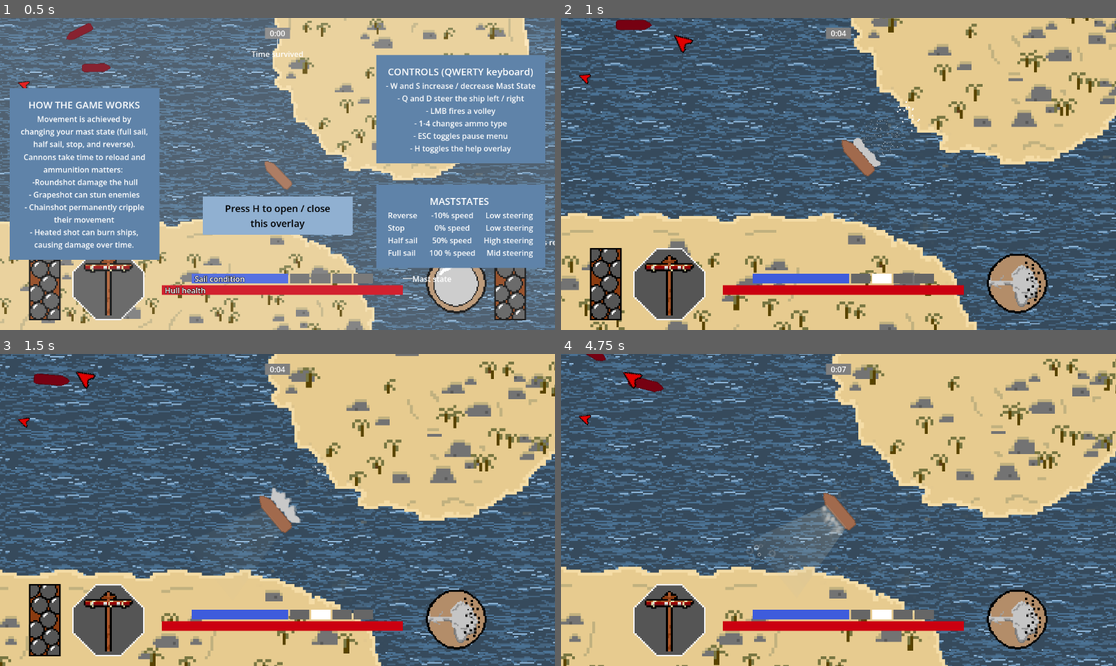
Above: before the commit, frames 1-4 (two rows, left to right).
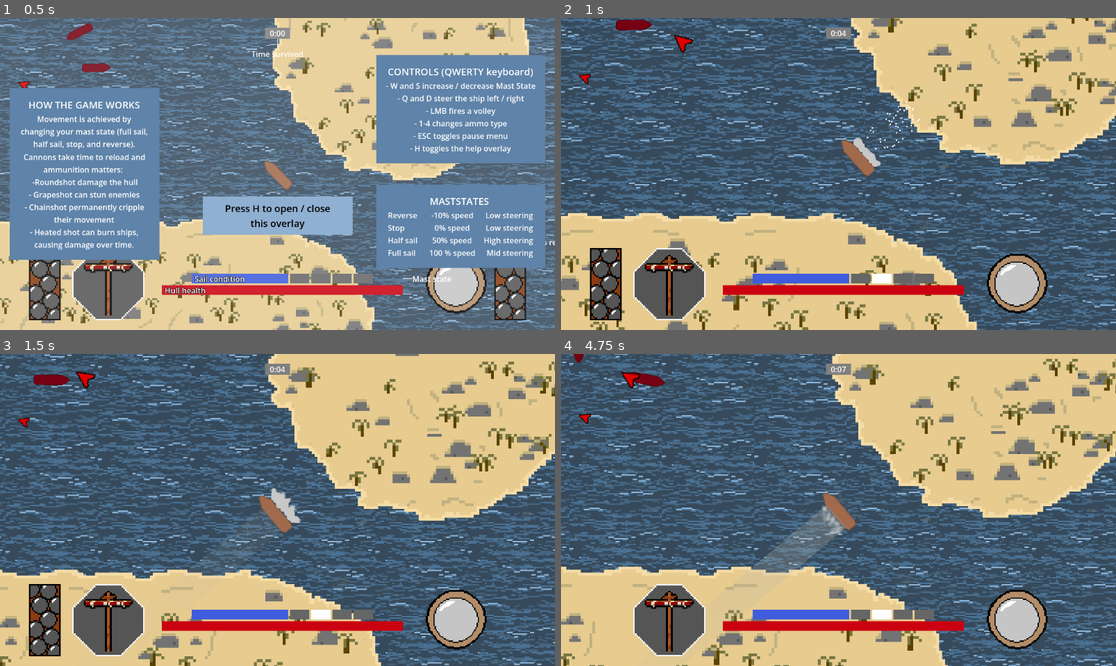
Above: after the commit, the same moments.

Repository: thibautkochjung-gif/Cannonade
Game: Godot game, scene res://Nodes/game.tscn
Two runs of this game, one before a commit and one after it. Both use one fixed random seed, a clock stepped at 60 frames per second and the inputs below.
Inputs (mouse positions are in pixels of both pictures, inside the frame that each line leads up to):
- Up to frame 1 (0.5 s): no input
- Up to frame 2 (1 s): tap H (toggle_help) at 0.5 s; move the mouse to (960, 158) at 0.52 s; hold D (steer_right) from 0.53 s (still down); hold 1 (ammo_1) from 0.53 s (still down); click (960, 158) at 0.67 s; tap 2 (ammo_2) at 0.8 s
- Up to frame 3 (1.5 s): release D (steer_right) at 1.25 s; release 1 (ammo_1) at 1.25 s; drag from (166, 525) to (283, 503) at 1.27 s
- Up to frame 4 (4.75 s): move the mouse to (894, 441) at 2.02 s; hold D (steer_right) 2.03-2.75 s; hold 3 (ammo_3) 2.03-2.75 s; tap 4 (ammo_4) at 2.3 s; drag from (810, 572) to (627, 375) at 2.77 s; move the mouse to (1005, 556) at 3.52 s; hold A (steer_left) 3.53-4.25 s; hold 1 (ammo_1) 3.53-4.25 s; tap 2 (ammo_2) at 3.8 s; drag from (672, 463) to (755, 432) at 4.27 s

Frame 1 is identical in both runs. In frame 2, 0.8% of the frame differs, in the area x 4-87%, y 0-93%; in frame 3, 0.7%; in frame 4, 1.3%, in the area x 2-87%, y 0-93%.
Error after the commit: Invalid call. Nonexistent function 'get_available_ammo_count' in base 'Node (AmmoManager)'. (res://Scripts/ammo_reminder_popup.gd:29)

Commit message:
Implemented modular upgrade system. Working upgrades: speed upgrade, steering upgrade, ammo types.

Diff:
--- a/Nodes/enemy.tscn
+++ b/Nodes/enemy.tscn
@@ -31,7 +31,6 @@
 gravity_scale = 0.0
 linear_damp = 0.745
 script = ExtResource("1_qi2p4")
-turning_speed = 300.0
 sail_condition = NodePath("SailCondition")
 avoidance_ray_length = 400.0
 avoidance_ray_spread_degrees = 30.0
--- a/Nodes/player.tscn
+++ b/Nodes/player.tscn
@@ -10,14 +10,10 @@
 [ext_resource type="Shape2D" uid="uid://ddha341unt4ue" path="res://Polygons/Player_boat_polygon_for_ship_collisions.tres" id="4_x5p36"]
 [ext_resource type="Script" uid="uid://bgi08qd4y6nc2" path="res://Scripts/health.gd" id="5_sweqy"]
 [ext_resource type="Script" uid="uid://8rrvjia8ih27" path="res://Scripts/ammo_manager.gd" id="6_8euyb"]
-[ext_resource type="Resource" uid="uid://c74jltw2pm4sy" path="res://Resources/Ammo/RoundShot.tres" id="7_3522b"]
 [ext_resource type="PackedScene" uid="uid://crvui5s7wiseo" path="res://Nodes/wake.tscn" id="7_wmu34"]
-[ext_resource type="Resource" uid="uid://dbw7nhlpjyek5" path="res://Resources/Ammo/GrapeShot.tres" id="8_o3lat"]
 [ext_resource type="Script" uid="uid://enl5yu8t2c3j" path="res://Scripts/sail_condition.gd" id="9_6nrtn"]
 [ext_resource type="Script" uid="uid://v2cm1krxfx6r" path="res://Scripts/status_effects.gd" id="9_hjyf3"]
-[ext_resource type="Resource" uid="uid://cc1q4bj1tr0ta" path="res://Resources/Ammo/ChainShot.tres" id="9_u4dl4"]
 [ext_resource type="Script" uid="uid://dyjbyttyd74sk" path="res://Scripts/hull_collision.gd" id="10_e3gfx"]
-[ext_resource type="Resource" uid="uid://cr6lfdvq780r4" path="res://Resources/Ammo/HeatedShot.tres" id="10_ynwet"]
 [ext_resource type="Script" uid="uid://dx0q637jadc3s" path="res://Scripts/collision_damage.gd" id="11_x5p36"]
 [ext_resource type="Script" uid="uid://bxq2ib4alhjts" path="res://Scripts/shot_indicator.gd" id="13_vvsb4"]
 [ext_resource type="PackedScene" uid="uid://dkkon17opb2vg" path="res://Nodes/burn_dot_particles.tscn" id="15_o3lat"]
@@ -64,10 +60,6 @@
 
 [node name="AmmoManager" type="Node" parent="." unique_id=1602781959]
 script = ExtResource("6_8euyb")
-round_shot = ExtResource("7_3522b")
-grape_shot = ExtResource("8_o3lat")
-chain_shot = ExtResource("9_u4dl4")
-heated_shot = ExtResource("10_ynwet")
 
 [node name="RightBroadside" type="Node2D" parent="." unique_id=11000823]
 position = Vector2(2, 6)
--- /dev/null
+++ b/Nodes/runstate.tscn
@@ -0,0 +1,11 @@
+[gd_scene format=3 uid="uid://b1i1g3kn1a0wp"]
+
+[ext_resource type="Script" uid="uid://m1seo1v5ed8s" path="res://Scripts/runstate.gd" id="1_kkvug"]
+[ext_resource type="Resource" uid="uid://ddv63ntc6nj6x" path="res://Resources/Module Layouts/BasicLoadoutLayout.tres" id="2_54nyp"]
+[ext_resource type="Script" uid="uid://d0o6balsh07kt" path="res://Scripts/module_data.gd" id="3_g1sr2"]
+[ext_resource type="Resource" uid="uid://bmenav6ihk0o7" path="res://Resources/Modules/RoundShotModule.tres" id="4_d565v"]
+
+[node name="RunState" type="Node" unique_id=1989746334]
+script = ExtResource("1_kkvug")
+loadout_layout = ExtResource("2_54nyp")
+default_modules = Array[ExtResource("3_g1sr2")]([ExtResource("4_d565v")])
--- /dev/null
+++ b/Resources/Modules/Default modules/DefaultBow.tres
@@ -0,0 +1,8 @@
+[gd_resource type="Resource" script_class="ModuleData" format=3 uid="uid://dlroidy4fgx5t"]
+
+[ext_resource type="Script" uid="uid://d0o6balsh07kt" path="res://Scripts/module_data.gd" id="1_73rua"]
+
+[resource]
+script = ExtResource("1_73rua")
+display_name = "Default Bow"
+metadata/_custom_type_script = "uid://d0o6balsh07kt"
--- /dev/null
+++ b/Resources/Modules/Default modules/DefaultDeck.tres
@@ -0,0 +1,9 @@
+[gd_resource type="Resource" script_class="ModuleData" format=3 uid="uid://c3mgaxxxoy3qn"]
+
+[ext_resource type="Script" uid="uid://d0o6balsh07kt" path="res://Scripts/module_data.gd" id="1_7y41l"]
+
+[resource]
+script = ExtResource("1_7y41l")
+slot_type = 2
+display_name = "Default Quarterdeck"
+metadata/_custom_type_script = "uid://d0o6balsh07kt"
--- /dev/null
+++ b/Resources/Modules/Default modules/DefaultForeCastle.tres
@@ -0,0 +1,9 @@
+[gd_resource type="Resource" script_class="ModuleData" format=3 uid="uid://otwfr3as514w"]
+
+[ext_resource type="Script" uid="uid://d0o6balsh07kt" path="res://Scripts/module_data.gd" id="1_wy2lg"]
+
+[resource]
+script = ExtResource("1_wy2lg")
+slot_type = 1
+display_name = "Default Forecastle"
+metadata/_custom_type_script = "uid://d0o6balsh07kt"
--- /dev/null
+++ b/Resources/Modules/Default modules/DefaultHold.tres
@@ -0,0 +1,9 @@
+[gd_resource type="Resource" script_class="ModuleData" format=3 uid="uid://dtdbs5goy7wnc"]
+
+[ext_resource type="Script" uid="uid://d0o6balsh07kt" path="res://Scripts/module_data.gd" id="1_82o3x"]
+
+[resource]
+script = ExtResource("1_82o3x")
+slot_type = 4
+display_name = "Default Hold"
+metadata/_custom_type_script = "uid://d0o6balsh07kt"
--- /dev/null
+++ b/Resources/Modules/Default modules/DefaultQuarterdeck.tres
@@ -0,0 +1,9 @@
+[gd_resource type="Resource" script_class="ModuleData" format=3 uid="uid://bf4bje1gcqub8"]
+
+[ext_resource type="Script" uid="uid://d0o6balsh07kt" path="res://Scripts/module_data.gd" id="1_ew70b"]
+
+[resource]
+script = ExtResource("1_ew70b")
+slot_type = 3
+display_name = "Default Deck"
+metadata/_custom_type_script = "uid://d0o6balsh07kt"
--- /dev/null
+++ b/Resources/Modules/Default modules/DefaultSail.tres
@@ -0,0 +1,9 @@
+[gd_resource type="Resource" script_class="ModuleData" format=3 uid="uid://bt1ucftx2modk"]
+
+[ext_resource type="Script" uid="uid://d0o6balsh07kt" path="res://Scripts/module_data.gd" id="1_d5boy"]
+
+[resource]
+script = ExtResource("1_d5boy")
+slot_type = 5
+display_name = "Default Sail"
+metadata/_custom_type_script = "uid://d0o6balsh07kt"
--- a/Scripts/ammo_manager.gd
+++ b/Scripts/ammo_manager.gd
@@ -3,33 +3,27 @@
 
 signal ammo_changed(ammo: AmmoData)
 
-@export_group("Ammunition")
-@export var round_shot: AmmoData
-@export var grape_shot: AmmoData
-@export var chain_shot: AmmoData
-@export var heated_shot: AmmoData
+const HOLD_SLOT_FOR_KEY := {1: 0, 2: 1}
 
 var current_ammo: AmmoData
 
 
 func _ready() -> void:
-	current_ammo = round_shot
+	_select_from_hold_slot(0)
 
 
 func select_ammo(slot: int) -> void:
-	match slot:
-		1:
-			current_ammo = round_shot
-		2:
-			current_ammo = grape_shot
-		3:
-			current_ammo = chain_shot
-		4:
-			current_ammo = heated_shot
-
-	ammo_changed.emit(current_ammo)
+	if not HOLD_SLOT_FOR_KEY.has(slot):
+		return
+	_select_from_hold_slot(HOLD_SLOT_FOR_KEY[slot])
 
 
-func get_available_ammo_count() -> int:
-	var slots := [round_shot, grape_shot, chain_shot, heated_shot]
-	return slots.filter(func(a): return a != null).size()
+func _select_from_hold_slot(hold_index: int) -> void:
+	var hold_modules: Array = RunState.get_equipped_modules(ModuleData.SlotType.HOLD)
+	if hold_index >= hold_modules.size():
+		return
+	var module: ModuleData = hold_modules[hold_index]
+	if module == null or module.ammo_data == null:
+		return
+	current_ammo = module.ammo_data
+	ammo_changed.emit(current_ammo)
--- a/Scripts/cannonball.gd
+++ b/Scripts/cannonball.gd
@@ -82,8 +82,9 @@
 		return
 
 	if ammo_data.hull_damage > 0:
+		var hull_damage = ammo_data.hull_damage * RunState.get_multiplier_for(body, "damage_taken_multiplier")
 		body.get_node("Health").take_damage(
-			ammo_data.hull_damage,
+			hull_damage,
 			velocity.normalized(),
 			"cannon",
 			ammo_data.damage_fx_trigger_chance
--- a/Scripts/collision_damage.gd
+++ b/Scripts/collision_damage.gd
@@ -23,8 +23,10 @@
 
 	var base_damage = get_base_damage(hit_angle)
 	var speed_multiplier = get_speed_multiplier(other_ship)
+	var dealt_multiplier = RunState.get_multiplier_for(ship, "ram_damage_dealt_multiplier")
+	var taken_multiplier = RunState.get_multiplier_for(other_ship, "ram_damage_taken_multiplier")
 
-	var final_damage = base_damage * speed_multiplier
+	var final_damage = base_damage * speed_multiplier * dealt_multiplier * taken_multiplier
 
 	print(
 		ship.name,
--- a/Scripts/enemy.gd
+++ b/Scripts/enemy.gd
@@ -14,6 +14,7 @@
 var distance_to_target: float
 var current_avoidance_direction: float = 0.0  # -1 = left, 1 = right, 0 = none
 var max_velocity: float
+var is_dying: bool = false
 
 signal died
 
@@ -203,9 +204,18 @@
 
 
 func _on_health_health_depleted() -> void:
+	if is_dying:
+		return
+	is_dying = true
+
+	set_physics_process(false)
+
+	var tween := create_tween()
+	tween.tween_property(self, "modulate:a", 0.0, 3.0)
+	await tween.finished
+
 	remove_from_group("enemy")
 	died.emit()
-
 	queue_free()
 
 
--- a/Scripts/player.gd
+++ b/Scripts/player.gd
@@ -35,11 +35,15 @@
 var is_aiming := false
 var active_broadside: Node2D = null
 
+var loadout_speed_multiplier: float = 1.0
+var loadout_angular_multiplier: float = 1.0
+
 func _ready() -> void:
 	$LeftBroadside.fired.connect(_on_broadside_fired)
 	$RightBroadside.fired.connect(_on_broadside_fired)
+	loadout_speed_multiplier = RunState.get_aggregate_multiplier("speed_multiplier")
+	loadout_angular_multiplier = RunState.get_aggregate_multiplier("steering_multiplier")
 	GameManagerScene.on_player_ready(self)
-
 
 func _unhandled_input(event: InputEvent) -> void:
 
@@ -95,9 +99,9 @@
 		move_and_slide()
 		return
 
-	var target_speed = SPEED_MAP[current_mast_state] * max_speed * sail_condition.get_speed_multiplier()
+	var target_speed = SPEED_MAP[current_mast_state] * max_speed * sail_condition.get_speed_multiplier() * loadout_speed_multiplier
 	current_speed = lerp(current_speed, target_speed, acceleration_factor)
-	var target_angular_speed = ANGULAR_SPEED_MAP[current_mast_state] * max_angular_speed * sail_condition.get_turn_multiplier()
+	var target_angular_speed = ANGULAR_SPEED_MAP[current_mast_state] * max_angular_speed * sail_condition.get_turn_multiplier() * loadout_angular_multiplier
 	current_angular_speed = lerp(current_angular_speed, target_angular_speed, angular_acceleration_factor)
 
 	if Input.is_action_pressed("steer_right"):
--- /dev/null
+++ b/Scripts/runstate.gd
@@ -0,0 +1,53 @@
+extends Node
+
+@export var loadout_layout: ShipLoadoutLayout
+@export var default_modules: Array[ModuleData] = []
+
+var equipped_loadout: Dictionary = {}
+
+
+func _ready() -> void:
+	_initialize_slots()
+	_apply_default_modules()
+
+
+func _initialize_slots() -> void:
+	for slot_type in loadout_layout.get_slot_counts():
+		var count: int = loadout_layout.get_slot_counts()[slot_type]
+		equipped_loadout[slot_type] = []
+		equipped_loadout[slot_type].resize(count)
+
+
+func _apply_default_modules() -> void:
+	for module in default_modules:
+		_equip_in_first_open_slot(module)
+
+
+func _equip_in_first_open_slot(module: ModuleData) -> void:
+	var slots: Array = equipped_loadout.get(module.slot_type)
+	if slots == null:
+		push_warning("RunState: no slot array for slot_type %s" % module.slot_type)
+		return
+	for i in slots.size():
+		if slots[i] == null:
+			slots[i] = module
+			return
+	push_warning("RunState: no empty slot for module %s" % module.display_name)
+
+
+func get_equipped_modules(slot_type: ModuleData.SlotType) -> Array:
+	return equipped_loadout.get(slot_type, [])
+
+
+func get_aggregate_multiplier(field_name: StringName) -> float:
+	var result := 1.0
+	for slot_type in equipped_loadout:
+		for module in equipped_loadout[slot_type]:
+			if module != null:
+				result *= module.get(field_name)
+	return result
+
+func get_multiplier_for(ship: Node, field_name: StringName) -> float:
+	if ship == null or not ship.is_in_group("player"):
+		return 1.0
+	return get_aggregate_multiplier(field_name)
--- a/project.godot
+++ b/project.godot
@@ -21,6 +21,7 @@
 Fx="*uid://cta74vajfb3xk"
 TerrainQuery="*uid://dbdefkdf55li4"
 Settings="*uid://cgh6afs23cfs5"
+RunState="*uid://b1i1g3kn1a0wp"
 
 [global_group]
 
Not shown, added: Scripts/runstate.gd.uid
